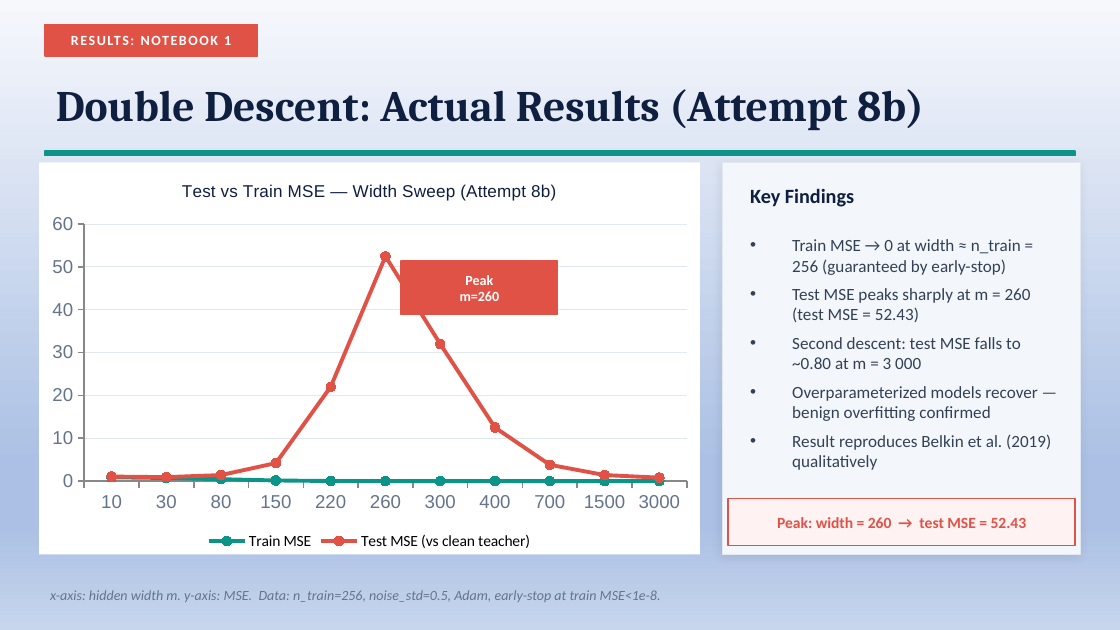
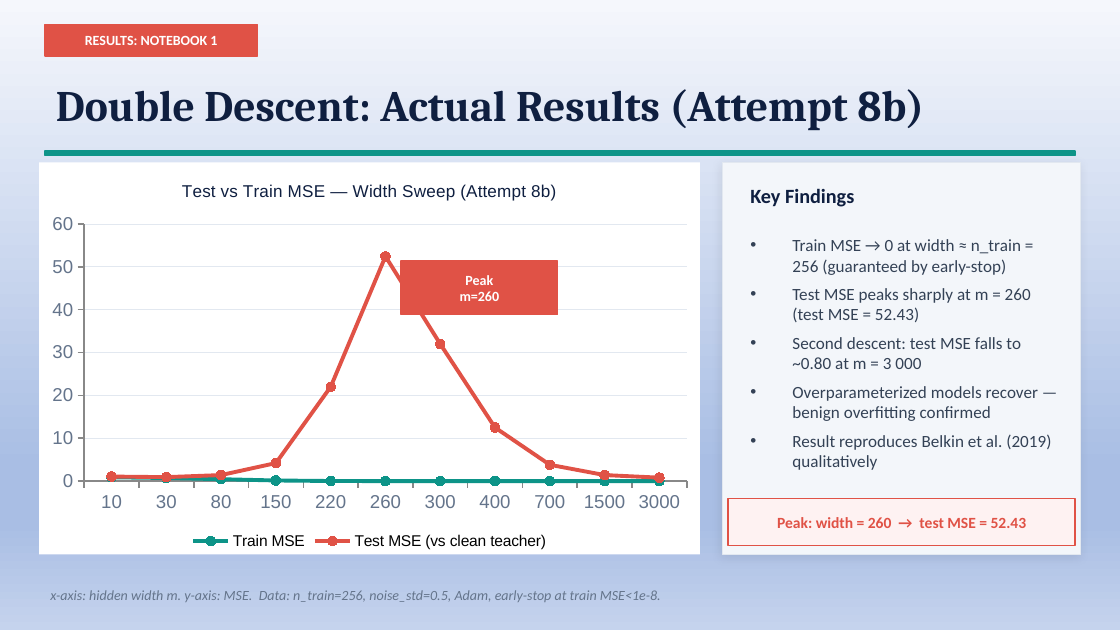
Before and after one commit to LeJ7-commits/double-descent-overparameterized-mlps, a slide deck: slide 9 of slides/double_descent_presentation.pptx (slide 8 before the commit). Drawn at 1120x630 pixels with LibreOffice and Linux fonts; fonts in the diff are those of the drawing. Boxes give left, top, right and bottom in pixels: in the first picture for what was removed or moved away, otherwise in the second. Text is boxed around its words. In the diff, an @@ line names an element or a change of style, - is before the commit and + after.

```diff
--- a/slides/double_descent_presentation.pptx
+++ b/slides/double_descent_presentation.pptx
@@ background gradient #F6F8FC to #ABC0E4 to #C7D5ED to gradient #F5F7FC to #A9BEE4 to #C5D3ED @@
@@ text "RESULTS: NOTEBOOK 1" at <box>85,36,217,45</box>: letter spacing 1 to 0 pt @@
@@ line chart at <box>39,162,700,554</box> @@
@@ lettering changed @@
@@ text "Train MSE → 0 at ..." at <box>792,239,1051,470</box>: less space between paragraphs @@
```
Also in this commit, not shown: 13 other slides changed, 1 slide added, 2 other files.
